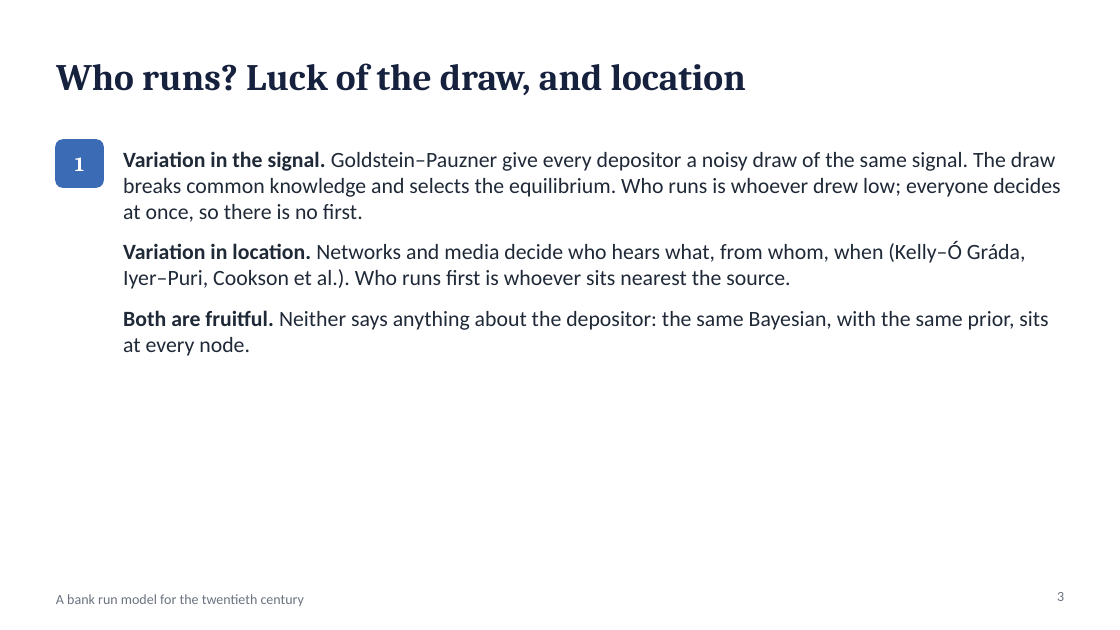
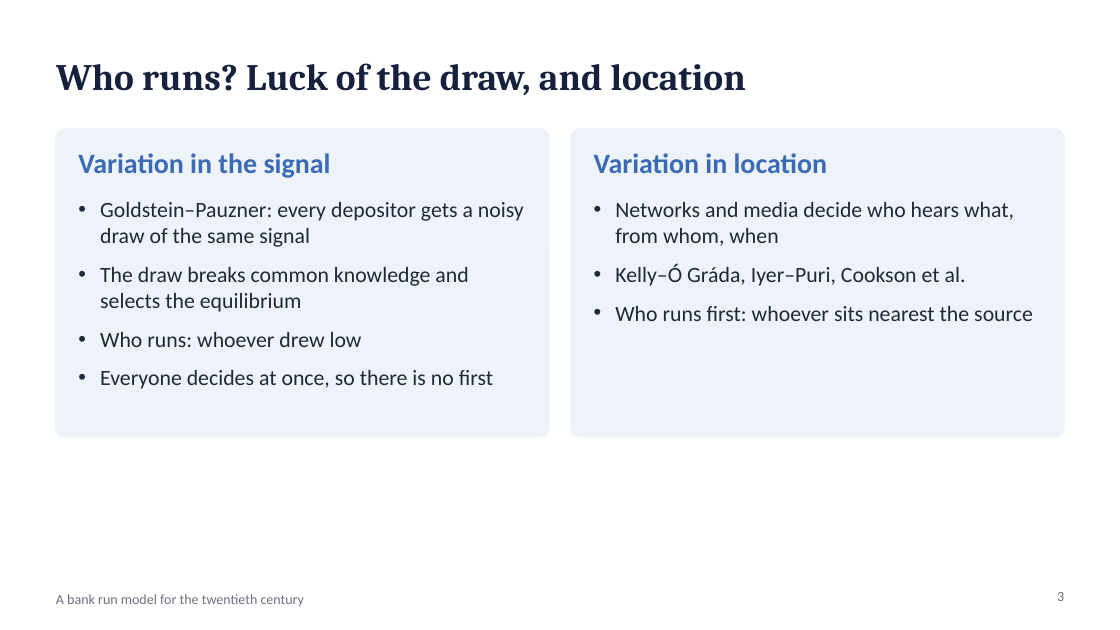
Before and after one commit to wlstover/BankRuns5, a slide deck: slide 3 of docs/deck_2026-10-26_seminar.pptx. Drawn at 1120x630 pixels with LibreOffice and Linux fonts; fonts in the diff are those of the drawing. Boxes give left, top, right and bottom in pixels: in the first picture for what was removed or moved away, otherwise in the second. Text is boxed around its words. In the diff, an @@ line names an element or a change of style, - is before the commit and + after.

```diff
--- a/docs/deck_2026-10-26_seminar.pptx
+++ b/docs/deck_2026-10-26_seminar.pptx
@@ rounded rectangle removed at [56,140,103,187] @@
@@ rounded rectangle added at [56,129,549,437], fill #EEF2F9, outline #EEF2F9 1 pt @@
@@ rounded rectangle added at [571,129,1064,437], fill #EEF2F9, outline #EEF2F9 1 pt @@
@@ text removed at [75,157,84,171] @@
-1
@@ text added at [78,153,331,178], 18 pt, text #3B6BB5, bold @@
+Variation in the signal
@@ text added at [594,153,827,173], 18 pt, text #3B6BB5, bold @@
+Variation in location
@@ text at [100,202,524,389]: text changed @@
-• Variation in the signal. Goldstein–Pauzner give every depositor a noisy draw of the same signal. The draw breaks common knowledge and selects the equilibrium. Who runs is whoever drew low; everyone decides at once, so there is no first.
-• Variation in location. Networks and media decide who hears what, from whom, when (Kelly–Ó Gráda, Iyer–Puri, Cookson et al.). Who runs first is whoever sits nearest the source.
-• Both are fruitful. Neither says anything about the depositor: the same Bayesian, with the same prior, sits at every node.
+• Goldstein–Pauzner: every depositor gets a noisy draw of the same signal
+• The draw breaks common knowledge and selects the equilibrium
+• Who runs: whoever drew low
+• Everyone decides at once, so there is no first
@@ text added at [615,202,1033,321], 14 pt, text #1F2937 @@
+• Networks and media decide who hears what, from whom, when
+• Kelly–Ó Gráda, Iyer–Puri, Cookson et al.
+• Who runs first: whoever sits nearest the source
```
Also in this commit, not shown: 6 other slides changed, 2 other files.
